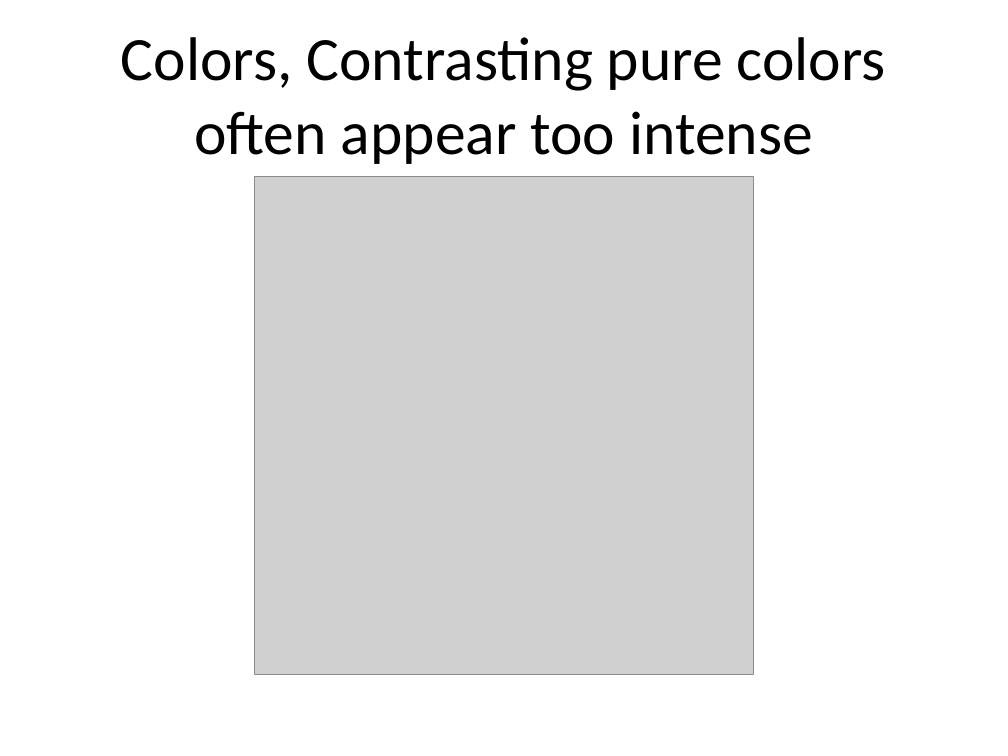
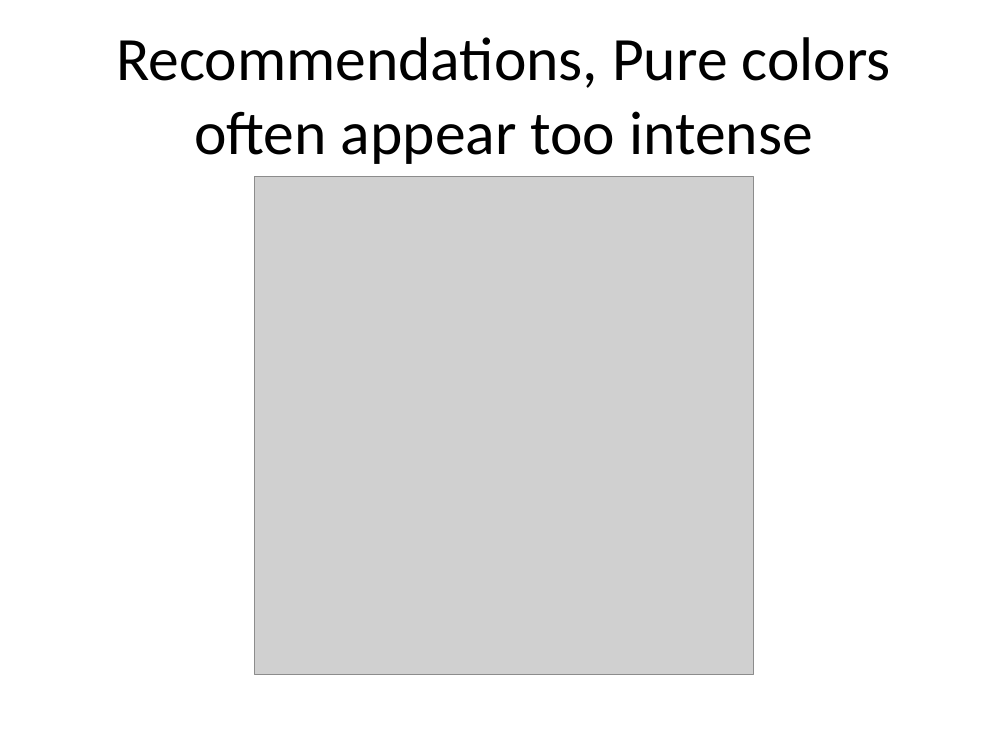
Before and after one commit to pmean/data-visualization, a slide deck: slide 9 of data-viz-02/component/recommendations-colors.pptx. Drawn at 1008x756 pixels with LibreOffice and Linux fonts; fonts in the diff are those of the drawing; grey boxes stand for pictures. Boxes give left, top, right and bottom in pixels: in the first picture for what was removed or moved away, otherwise in the second. Text is boxed around its words. In the diff, an @@ line names an element or a change of style, - is before the commit and + after.

```diff
--- a/data-viz-02/component/recommendations-colors.pptx
+++ b/data-viz-02/component/recommendations-colors.pptx
@@ title at (116, 37, 891, 164): text changed @@
-Colors, Contrasting pure colors often appear too intense
+Recommendations, Pure colors often appear too intense
```
Also in this commit, not shown: 11 other slides changed, 6 slides added, 3 slides removed, 40 other files.
